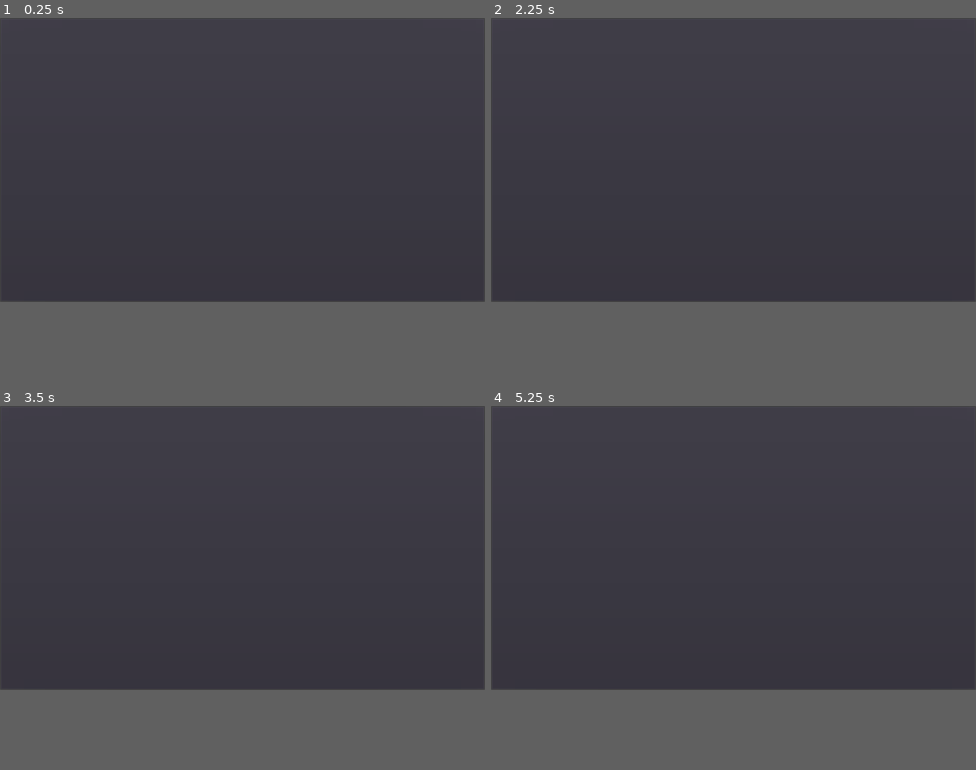
Above: before the commit, frames 1-4 (two rows, left to right).
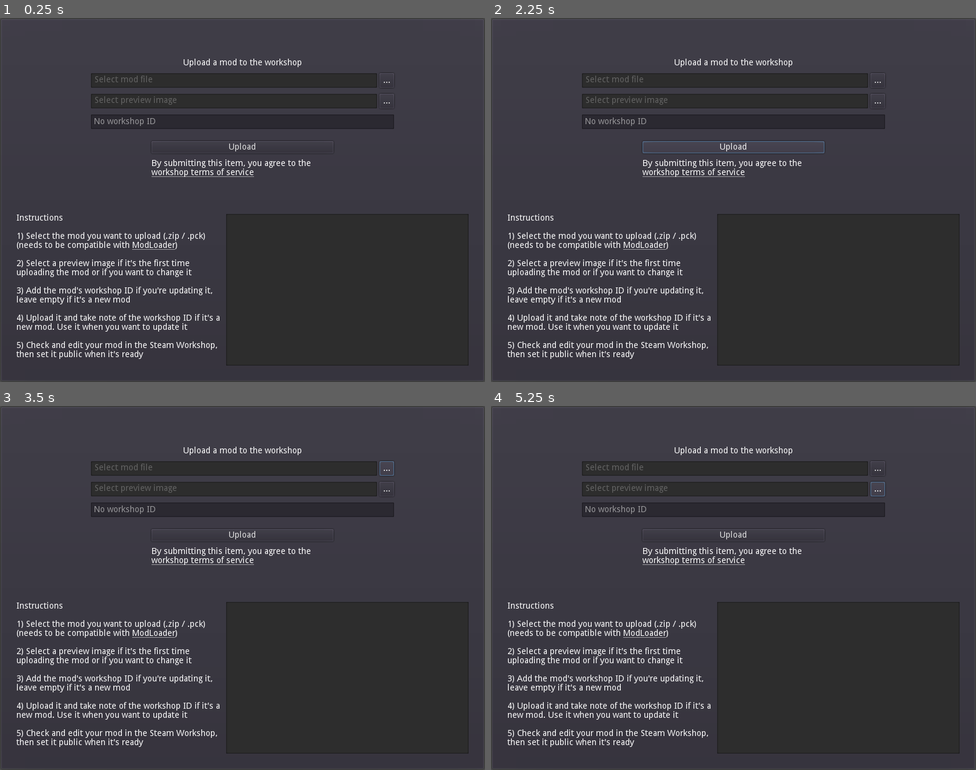
Above: after the commit, the same moments.

Repository: Blobfish-Games/godot-workshop-utility
Game: Godot game, scene res://main.tscn
Two runs of this game, one before a commit and one after it. Both use one fixed random seed, a clock stepped at 60 frames per second and the inputs below. Before the commit the project has no main scene; this scene is started directly in both runs.
Inputs (mouse positions are in pixels of both pictures, inside the frame that each line leads up to):
- Up to frame 1 (0.25 s): no input
- Up to frame 2 (2.25 s): click (879, 65) at 0.5 s, where only the run after the commit has a clickable "..."; click (879, 83) at 1.25 s, where only the run after the commit has a clickable "..."; click (733, 119) at 2 s, where only the run after the commit has a clickable "Upload"
- Up to frame 3 (3.5 s): click (388, 453) at 2.75 s, where only the run after the commit has a clickable "..."
- Up to frame 4 (5.25 s): click (879, 471) at 3.5 s, where only the run after the commit has a clickable "..."; click (879, 453) at 4.25 s, where only the run after the commit has a clickable "..."; click (879, 471) at 5 s, where only the run after the commit has a clickable "..."
In our replay, the window is 800x468 before the commit and 800x600 after it. These sizes can differ from the game's own. Grey fills any space a smaller window leaves; there, only what the larger window draws over its background counts as a difference.

The runs differ from the first frame. In frame 1, 6.8% of the frame differs, in the area x 0-100%, y 11-100%; in frame 2, 6.8%; in frame 3, 6.8%; in frame 4, 6.8%.
Error after the commit: Parse Error: The identifier "Steam" isn't declared in the current scope. (res://steam_service.gd:11)

Commit message:
first version

Diff:
--- a/godot-workshop-utility/main.gd
+++ b/godot-workshop-utility/main.gd
@@ -1,6 +1,116 @@
 class_name Main
 extends PanelContainer
 
+const MOD_LOADER_URL = "https://github.com/GodotModding/godot-mod-loader"
+
+
+onready var _file_dialog = $"%FileDialog" as FileDialog
+onready var _preview_image_dialog = $"%PreviewImageDialog" as FileDialog
+onready var _file_line_edit = $"%FileLineEdit" as LineEdit
+onready var _workshop_id_line_edit = $"%WorkshopIDLineEdit" as LineEdit
+onready var _preview_line_edit = $"%PreviewLineEdit" as LineEdit
+onready var _scroll_container = $"%ScrollContainer" as ScrollContainer
+onready var _scrollbar = $"%ScrollContainer".get_v_scrollbar()
+onready var _console = $"%Console" as TextEdit
+onready var _console_content = $"%ConsoleContent" as Label
+
 
 func _ready() -> void:
-	pass
+	SteamService.connect("log_message", self, "log_in_console")
+	SteamService.initialize()
+
+	var _error_create = Steam.connect("item_created", self, "on_workshop_mod_created")
+	var _error_update = Steam.connect("item_updated", self, "on_workshop_mod_updated")
+
+
+func log_in_console(msg: String) -> void:
+	var date_time = Time.get_datetime_dict_from_system()
+	var date_prefix = "%02d:%02d:%02d - " % [date_time.hour, date_time.minute, date_time.second]
+
+	if _console_content.text == "":
+		_console_content.text += date_prefix + msg
+	else:
+		_console_content.text += "\n" + date_prefix + msg
+
+	_scroll_container.scroll_vertical = _scrollbar.max_value
+
+
+func _on_UploadButton_pressed() -> void:
+	if _file_line_edit.text == "":
+		log_in_console("No mod selected.")
+		return
+
+	if _workshop_id_line_edit.text == "":
+		log_in_console("No workshop ID provided, creating new workshop item for app %s..." % SteamService.steam_app_id)
+		Steam.createItem(SteamService.steam_app_id, 0)
+	else:
+		update_workshop_item()
+
+
+func update_workshop_item() -> void:
+	log_in_console("Uploading workshop item with ID %s..." % _workshop_id_line_edit.text)
+	var update_handle = Steam.startItemUpdate(SteamService.steam_app_id, int(_workshop_id_line_edit.text))
+
+	Steam.setItemTitle(update_handle, _file_line_edit.text.get_basename().get_file())
+
+	var file = File.new()
+	var preview_path = ProjectSettings.globalize_path(_preview_line_edit.text)
+
+	if file.file_exists(preview_path):
+		Steam.setItemPreview(update_handle, preview_path)
+
+	var abs_path = ProjectSettings.globalize_path(_file_line_edit.text)
+	var content = Steam.setItemContent(update_handle, abs_path)
+
+	Steam.submitItemUpdate(update_handle, "")
+
+
+func on_workshop_mod_created(result: int, file_id: int, needs_to_accept_agreement: bool) -> void:
+
+	if result == 1:
+		log_in_console("Workshop item created successfully. Please take note of the generated workshop ID.")
+	else:
+		log_in_console("Workshop item could not be created.")
+
+	if needs_to_accept_agreement:
+		Steam.activateGameOverlayToWebPage(SteamService.STEAM_WORKSHOP_AGREEMENT_URL)
+
+	_workshop_id_line_edit.text = str(file_id)
+
+	update_workshop_item()
+
+
+func on_workshop_mod_updated(result: int, needs_to_accept_agreement: bool) -> void:
+	if result == 1: log_in_console("Item successfully uploaded.")
+	else: log_in_console("Item upload has failed.")
+
+	if needs_to_accept_agreement:
+		Steam.activateGameOverlayToWebPage(SteamService.STEAM_WORKSHOP_AGREEMENT_URL)
+
+
+func _on_FileDialog_file_selected(path: String) -> void:
+	if path.get_extension() != "zip" && path.get_extension() != "pck":
+		log_in_console("Please select a .zip or .pck file")
+		return
+
+	_file_line_edit.text = path
+
+
+func _on_PreviewImageDialog_file_selected(path: String) -> void:
+	if path.get_extension() != "png" && path.get_extension() != "jpg" && path.get_extension() != "jpeg":
+		log_in_console("Please select an image (.png, .jpg or .jpeg)")
+		return
+
+	_preview_line_edit.text = path
+
+
+func _on_SelectModButton_pressed() -> void:
+	_file_dialog.popup()
+
+
+func _on_SelectPreviewButton_pressed() -> void:
+	_preview_image_dialog.popup()
+
+
+func _on_Instructions_meta_clicked(meta) -> void:
+	OS.shell_open(MOD_LOADER_URL)
--- a/godot-workshop-utility/main.tscn
+++ b/godot-workshop-utility/main.tscn
@@ -6,3 +6,227 @@
 anchor_right = 1.0
 anchor_bottom = 1.0
 script = ExtResource( 1 )
+
+[node name="MarginContainer" type="MarginContainer" parent="."]
+margin_left = 7.0
+margin_top = 7.0
+margin_right = 793.0
+margin_bottom = 593.0
+custom_constants/margin_right = 20
+custom_constants/margin_top = 20
+custom_constants/margin_left = 20
+custom_constants/margin_bottom = 20
+
+[node name="FileDialog" type="FileDialog" parent="MarginContainer"]
+unique_name_in_owner = true
+margin_left = 20.0
+margin_top = 20.0
+margin_right = 766.0
+margin_bottom = 566.0
+window_title = "Select Mod ZIP File"
+mode = 0
+access = 2
+
+[node name="PreviewImageDialog" type="FileDialog" parent="MarginContainer"]
+unique_name_in_owner = true
+margin_left = 20.0
+margin_top = 20.0
+margin_right = 766.0
+margin_bottom = 566.0
+window_title = "Select a preview image"
+mode = 0
+access = 2
+
+[node name="VBoxContainer" type="VBoxContainer" parent="MarginContainer"]
+margin_left = 20.0
+margin_top = 20.0
+margin_right = 766.0
+margin_bottom = 566.0
+alignment = 1
+
+[node name="Control" type="Control" parent="MarginContainer/VBoxContainer"]
+margin_right = 746.0
+margin_bottom = 36.0
+size_flags_vertical = 3
+
+[node name="VBoxContainer" type="VBoxContainer" parent="MarginContainer/VBoxContainer"]
+margin_left = 123.0
+margin_top = 40.0
+margin_right = 623.0
+margin_bottom = 251.0
+rect_min_size = Vector2( 500, 0 )
+size_flags_horizontal = 4
+custom_constants/separation = 20
+alignment = 1
+
+[node name="VBoxContainer" type="VBoxContainer" parent="MarginContainer/VBoxContainer/VBoxContainer"]
+margin_right = 500.0
+margin_bottom = 116.0
+custom_constants/separation = 10
+alignment = 1
+
+[node name="Label" type="Label" parent="MarginContainer/VBoxContainer/VBoxContainer/VBoxContainer"]
+margin_right = 500.0
+margin_bottom = 14.0
+text = "Upload a mod to the workshop"
+align = 1
+
+[node name="HBoxContainer2" type="HBoxContainer" parent="MarginContainer/VBoxContainer/VBoxContainer/VBoxContainer"]
+margin_top = 24.0
+margin_right = 500.0
+margin_bottom = 48.0
+
+[node name="FileLineEdit" type="LineEdit" parent="MarginContainer/VBoxContainer/VBoxContainer/VBoxContainer/HBoxContainer2"]
+unique_name_in_owner = true
+margin_right = 472.0
+margin_bottom = 24.0
+size_flags_horizontal = 3
+editable = false
+placeholder_text = "Select mod file"
+
+[node name="SelectModButton" type="Button" parent="MarginContainer/VBoxContainer/VBoxContainer/VBoxContainer/HBoxContainer2"]
+unique_name_in_owner = true
+margin_left = 476.0
+margin_right = 500.0
+margin_bottom = 24.0
+text = "..."
+
+[node name="HBoxContainer" type="HBoxContainer" parent="MarginContainer/VBoxContainer/VBoxContainer/VBoxContainer"]
+margin_top = 58.0
+margin_right = 500.0
+margin_bottom = 82.0
+
+[node name="PreviewLineEdit" type="LineEdit" parent="MarginContainer/VBoxContainer/VBoxContainer/VBoxContainer/HBoxContainer"]
+unique_name_in_owner = true
+margin_right = 472.0
+margin_bottom = 24.0
+size_flags_horizontal = 3
+editable = false
+placeholder_text = "Select preview image"
+
+[node name="SelectPreviewButton" type="Button" parent="MarginContainer/VBoxContainer/VBoxContainer/VBoxContainer/HBoxContainer"]
+margin_left = 476.0
+margin_right = 500.0
+margin_bottom = 24.0
+text = "..."
+
+[node name="WorkshopIDLineEdit" type="LineEdit" parent="MarginContainer/VBoxContainer/VBoxContainer/VBoxContainer"]
+unique_name_in_owner = true
+margin_top = 92.0
+margin_right = 500.0
+margin_bottom = 116.0
+placeholder_text = "No workshop ID"
+
+[node name="VBoxContainer2" type="VBoxContainer" parent="MarginContainer/VBoxContainer/VBoxContainer"]
+margin_left = 100.0
+margin_top = 136.0
+margin_right = 400.0
+margin_bottom = 211.0
+rect_min_size = Vector2( 300, 0 )
+size_flags_horizontal = 4
+custom_constants/separation = 10
+alignment = 1
+
+[node name="UploadButton" type="Button" parent="MarginContainer/VBoxContainer/VBoxContainer/VBoxContainer2"]
+unique_name_in_owner = true
+margin_right = 300.0
+margin_bottom = 20.0
+text = "Upload"
+
+[node name="TermsOfServiceLabel" type="RichTextLabel" parent="MarginContainer/VBoxContainer/VBoxContainer/VBoxContainer2"]
+margin_top = 30.0
+margin_right = 300.0
+margin_bottom = 75.0
+bbcode_enabled = true
+bbcode_text = "By submitting this item, you agree to the [url]workshop terms of service[/url]
+"
+text = "By submitting this item, you agree to the workshop terms of service
+"
+fit_content_height = true
+scroll_active = false
+
+[node name="Control2" type="Control" parent="MarginContainer/VBoxContainer"]
+margin_top = 255.0
+margin_right = 746.0
+margin_bottom = 292.0
+size_flags_vertical = 3
+
+[node name="HBoxContainer" type="HBoxContainer" parent="MarginContainer/VBoxContainer"]
+margin_top = 296.0
+margin_right = 746.0
+margin_bottom = 546.0
+custom_constants/separation = 0
+
+[node name="Instructions" type="RichTextLabel" parent="MarginContainer/VBoxContainer/HBoxContainer"]
+margin_right = 346.0
+margin_bottom = 250.0
+size_flags_horizontal = 3
+bbcode_enabled = true
+bbcode_text = "[b]Instructions[/b]
+
+1) Select the mod you want to upload (.zip / .pck) (needs to be compatible with [url]ModLoader[/url])
+
+2) Select a preview image if it's the first time uploading the mod or if you want to change it
+
+3) Add the mod's workshop ID if you're updating it, leave empty if it's a new mod
+
+4) Upload it and take note of the workshop ID if it's a new mod. Use it when you want to update it
+
+5) Check and edit your mod in the Steam Workshop, then set it public when it's ready"
+text = "Instructions
+
+1) Select the mod you want to upload (.zip / .pck) (needs to be compatible with ModLoader)
+
+2) Select a preview image if it's the first time uploading the mod or if you want to change it
+
+3) Add the mod's workshop ID if you're updating it, leave empty if it's a new mod
+
+4) Upload it and take note of the workshop ID if it's a new mod. Use it when you want to update it
+
+5) Check and edit your mod in the Steam Workshop, then set it public when it's ready"
+scroll_active = false
+
+[node name="Console" type="TextEdit" parent="MarginContainer/VBoxContainer/HBoxContainer"]
+unique_name_in_owner = true
+margin_left = 346.0
+margin_right = 746.0
+margin_bottom = 250.0
+rect_min_size = Vector2( 400, 250 )
+size_flags_horizontal = 3
+size_flags_vertical = 3
+readonly = true
+
+[node name="MarginContainer" type="MarginContainer" parent="MarginContainer/VBoxContainer/HBoxContainer/Console"]
+anchor_right = 1.0
+anchor_bottom = 1.0
+size_flags_horizontal = 3
+size_flags_vertical = 3
+custom_constants/margin_right = 10
+custom_constants/margin_top = 10
+custom_constants/margin_left = 10
+custom_constants/margin_bottom = 10
+
+[node name="ScrollContainer" type="ScrollContainer" parent="MarginContainer/VBoxContainer/HBoxContainer/Console/MarginContainer"]
+unique_name_in_owner = true
+margin_left = 10.0
+margin_top = 10.0
+margin_right = 390.0
+margin_bottom = 240.0
+size_flags_horizontal = 3
+size_flags_vertical = 3
+scroll_horizontal_enabled = false
+
+[node name="ConsoleContent" type="Label" parent="MarginContainer/VBoxContainer/HBoxContainer/Console/MarginContainer/ScrollContainer"]
+unique_name_in_owner = true
+margin_right = 380.0
+margin_bottom = 230.0
+size_flags_horizontal = 3
+size_flags_vertical = 7
+autowrap = true
+
+[connection signal="file_selected" from="MarginContainer/FileDialog" to="." method="_on_FileDialog_file_selected"]
+[connection signal="file_selected" from="MarginContainer/PreviewImageDialog" to="." method="_on_PreviewImageDialog_file_selected"]
+[connection signal="pressed" from="MarginContainer/VBoxContainer/VBoxContainer/VBoxContainer/HBoxContainer2/SelectModButton" to="." method="_on_SelectModButton_pressed"]
+[connection signal="pressed" from="MarginContainer/VBoxContainer/VBoxContainer/VBoxContainer/HBoxContainer/SelectPreviewButton" to="." method="_on_SelectPreviewButton_pressed"]
+[connection signal="pressed" from="MarginContainer/VBoxContainer/VBoxContainer/VBoxContainer2/UploadButton" to="." method="_on_UploadButton_pressed"]
+[connection signal="meta_clicked" from="MarginContainer/VBoxContainer/HBoxContainer/Instructions" to="." method="_on_Instructions_meta_clicked"]
--- a/godot-workshop-utility/project.godot
+++ b/godot-workshop-utility/project.godot
@@ -21,7 +21,16 @@
 [application]
 
 config/name="Godot Workshop Utility"
+run/main_scene="res://main.tscn"
 config/icon="res://icon.png"
+
+[autoload]
+
+SteamService="*res://steam_service.gd"
+
+[display]
+
+window/size/width=800
 
 [gui]
 
--- /dev/null
+++ b/godot-workshop-utility/steam_service.gd
@@ -0,0 +1,46 @@
+extends Node
+
+signal log_message(message)
+
+const STEAM_WORKSHOP_AGREEMENT_URL: String = "https://steamcommunity.com/sharedfiles/workshoplegalagreement"
+
+var steam_app_id: int = -1
+
+
+func initialize() -> void:
+	var INIT: Dictionary = Steam.steamInit()
+
+	if (INIT): emit_signal("log_message", "Steam initialization OK!")
+	else: emit_signal("log_message", "Steam could not initialize: %s", str(INIT))
+
+	var game_install_directory := get_game_dir()
+
+	var file = File.new()
+
+	if file.open(game_install_directory.plus_file("steam_data.json"), File.READ) == OK:
+		var file_content: Dictionary = parse_json(file.get_as_text())
+		file.close()
+
+		if !file_content.has("app_id"):
+			emit_signal("log_message", "The steam_data file does not contain an app ID, mod uploading will not work.")
+			return
+
+		steam_app_id = file_content.app_id as int
+	else:
+		emit_signal("log_message", "Can't open steam_data file %s. Please make sure the file exists and is valid." % game_install_directory.plus_file("steam_data.json"))
+
+
+func get_game_dir() -> String:
+	var game_install_directory := OS.get_executable_path().get_base_dir()
+
+	if OS.get_name() == "OSX":
+		game_install_directory = game_install_directory.get_base_dir().get_base_dir()
+
+	if OS.has_feature("editor"):
+		game_install_directory = "res://"
+
+	return game_install_directory
+
+
+func _process(_delta: float) -> void:
+	Steam.run_callbacks()
Not shown, changed: .gitignore
